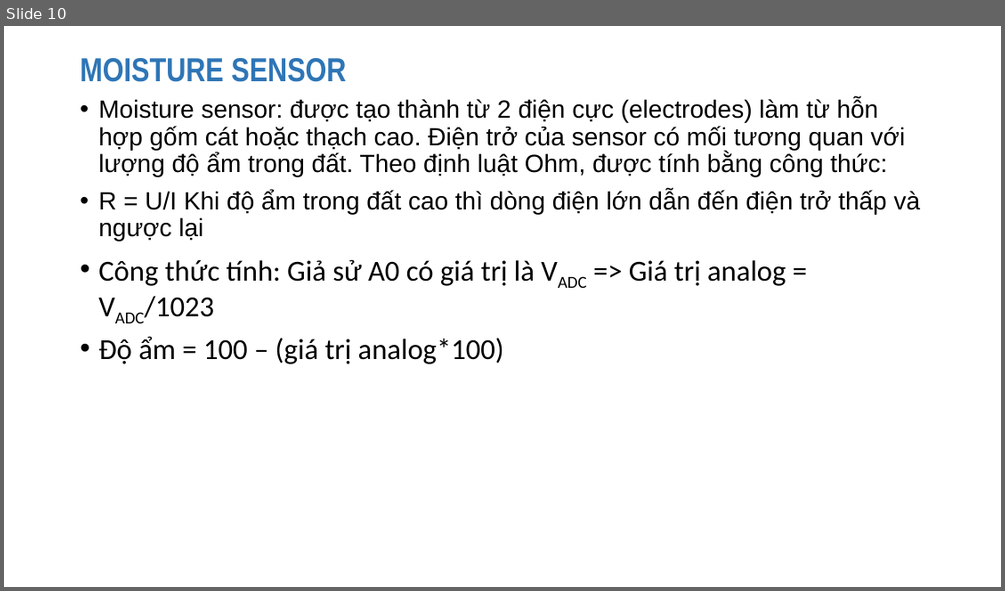
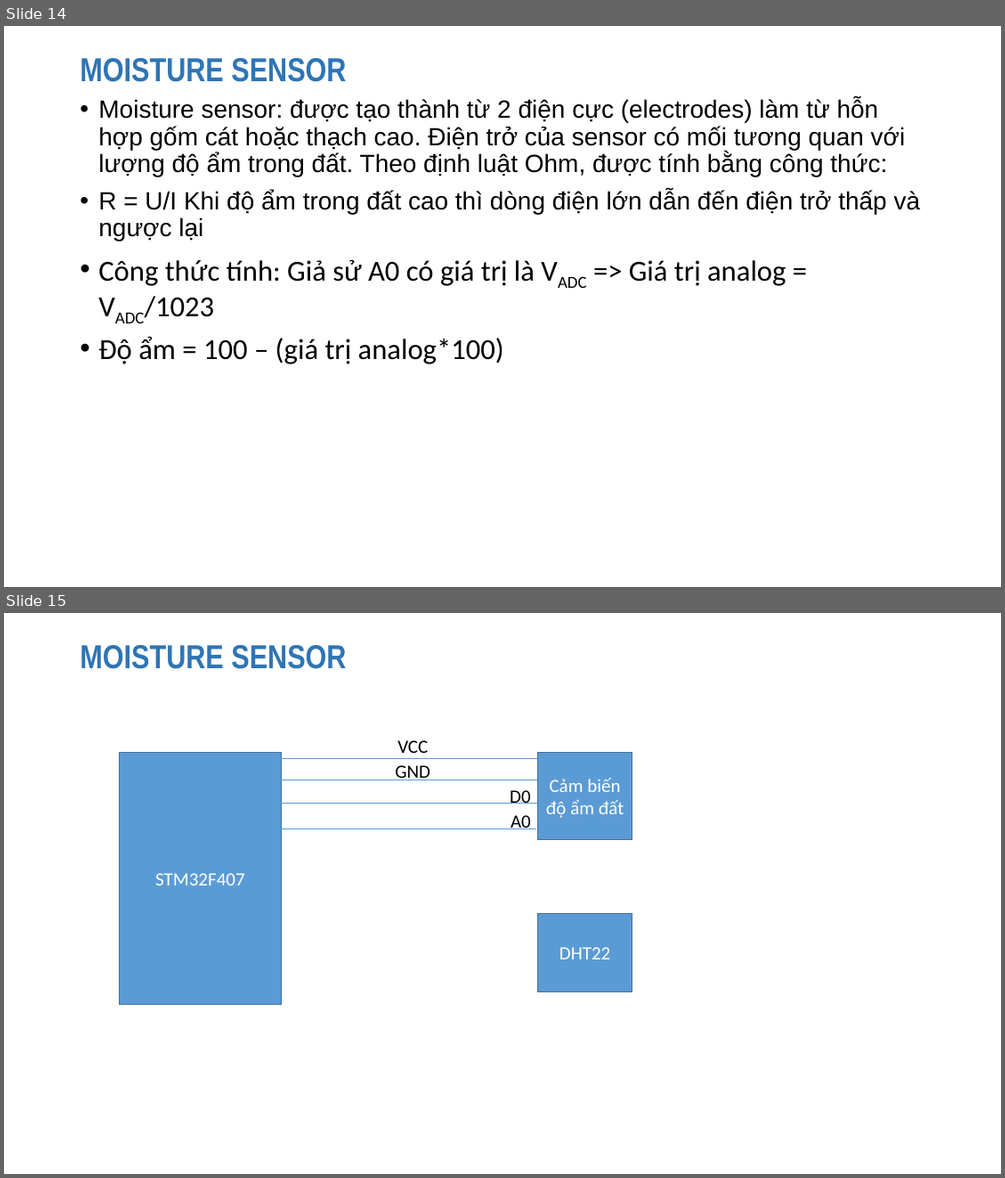
Before and after one commit to tearpolaris/Thesis, a slide deck: Slide/Connetc_IOT.pptx. Shown one above the other, each under a label of ours: slide 10 before the commit, slides 14 and 15 after it. The pictures are 1005x591 and 1005x1178 pixels, drawn with LibreOffice and Linux fonts; fonts in the diff are those of the drawing. Boxes give left, top, right and bottom in pixels: in the first picture for what was removed or moved away, otherwise in the second. Text is boxed around its words. In the diff, an @@ line names an element or a change of style, - is before the commit and + after.

```diff
--- a/Slide/Connetc_IOT.pptx
+++ b/Slide/Connetc_IOT.pptx
@@ slide 15 added at (4,613,1001,1174), background #FFFFFF @@
@@ title added at (80,645,346,669), 32 pt, text #2E75B6, bold @@
+MOISTURE SENSOR
@@ text added at (397,740,428,759), 18 pt, text #000000 @@
+VCC
@@ rectangle added at (119,752,281,1005), fill #5B9BD5, outline #43739E 1 pt, 18 pt, text #FFFFFF @@
+STM32F407
@@ line added from (282, 759) to (537, 759), #5B9BD5 0.5 pt @@
@@ text added at (395,765,430,780), 18 pt, text #000000 @@
+GND
@@ rectangle added at (538,752,632,840), fill #5B9BD5, outline #43739E 1 pt, 18 pt, text #FFFFFF @@
+Cảm biến độ ẩm đất
@@ line added from (281, 779) to (537, 779), #5B9BD5 0.5 pt @@
@@ text added at (510,790,531,803), 18 pt, text #000000 @@
+D0
@@ line added from (281, 803) to (537, 803), #5B9BD5 0.5 pt @@
@@ text added at (510,815,531,829), 18 pt, text #000000 @@
+A0
@@ line added from (281, 828) to (536, 828), #5B9BD5 0.5 pt @@
@@ rectangle added at (538,914,632,991), fill #5B9BD5, outline #43739E 1 pt, 18 pt, text #FFFFFF @@
+DHT22
@@ what was slide 10 is now slide 14 @@
```
Also in this commit, not shown: 1 slide changed, 5 other slides added, 1 slide removed, 1 other file.
